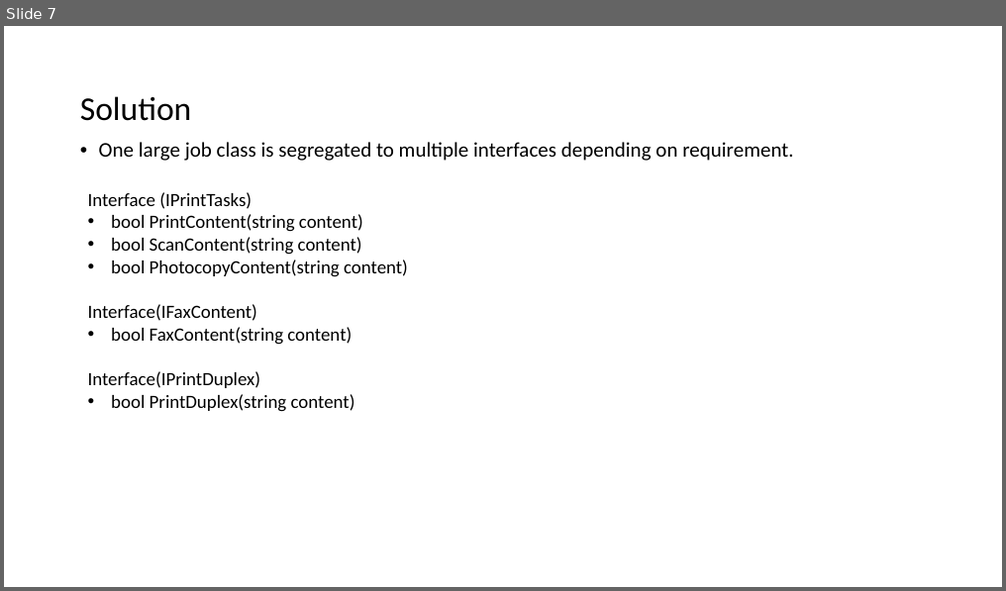
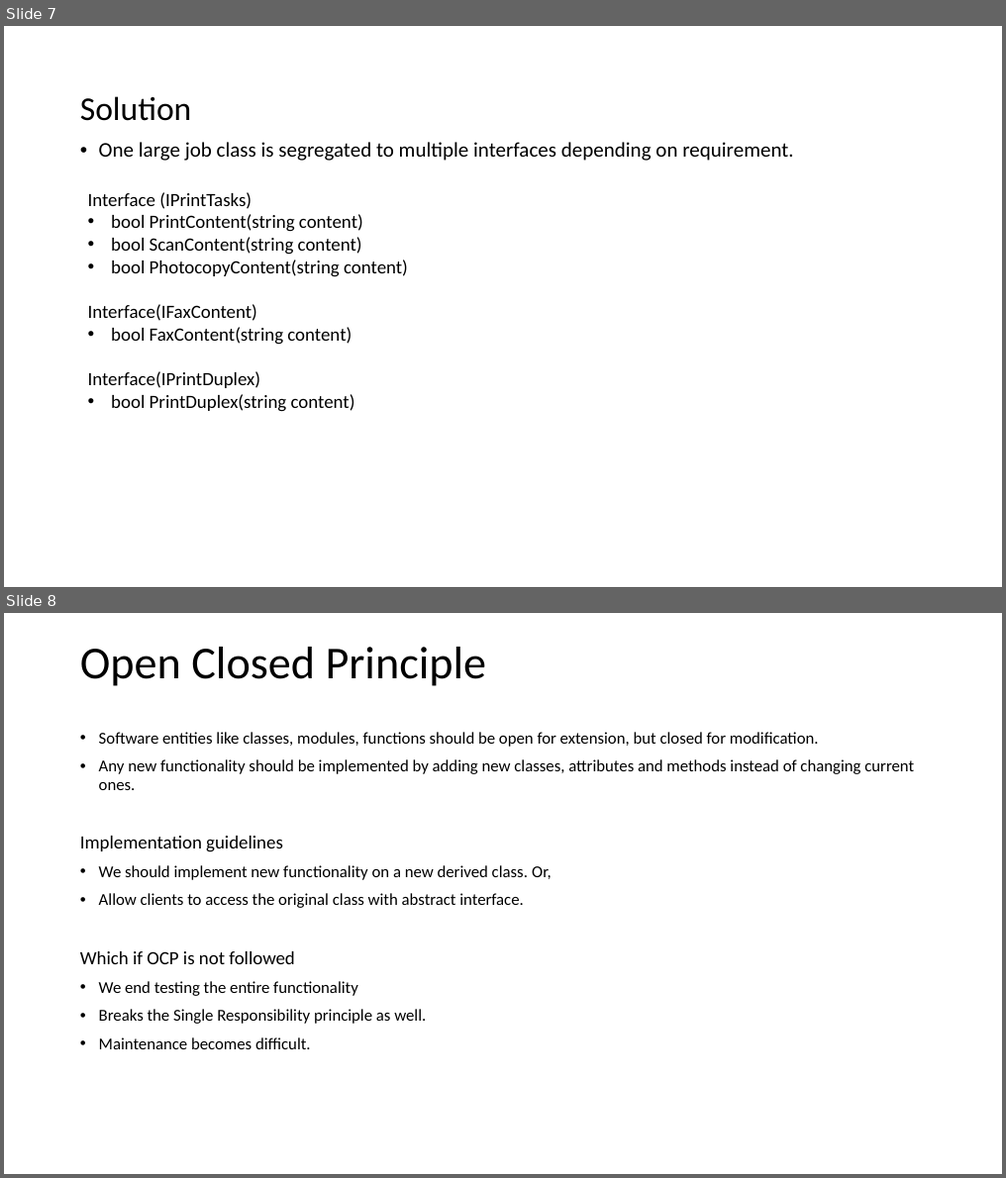
Before and after one commit to sagarkhera/SOLID, a slide deck: SOLID PRINCIPLES.pptx. Shown one above the other, each under a label of ours: slide 7 before the commit, slides 7 and 8 after it. The pictures are 1006x591 and 1006x1178 pixels, drawn with LibreOffice and Linux fonts; fonts in the diff are those of the drawing. Boxes give left, top, right and bottom in pixels: in the first picture for what was removed or moved away, otherwise in the second. Text is boxed around its words. In the diff, an @@ line names an element or a change of style, - is before the commit and + after.

```diff
--- a/SOLID PRINCIPLES.pptx
+++ b/SOLID PRINCIPLES.pptx
@@ slide 8 added at (4, 613, 1002, 1174), background #FFFFFF @@
@@ title added at (80, 647, 487, 686), 44 pt, text #000000 @@
+Open Closed Principle
@@ text added at (80, 732, 914, 1050), 16 pt, text #000000 @@
+• Software entities like classes, modules, functions should be open for extension, but closed for modification.
+• Any new functionality should be implemented by adding new classes, attributes and methods instead of changing current ones.
+Implementation guidelines
+• We should implement new functionality on a new derived class. Or,
+• Allow clients to access the original class with abstract interface.
+Which if OCP is not followed
+• We end testing the entire functionality
+• Breaks the Single Responsibility principle as well.
+• Maintenance becomes difficult.
```
Also in this commit, not shown: 2 slides changed, 2 other slides added.
